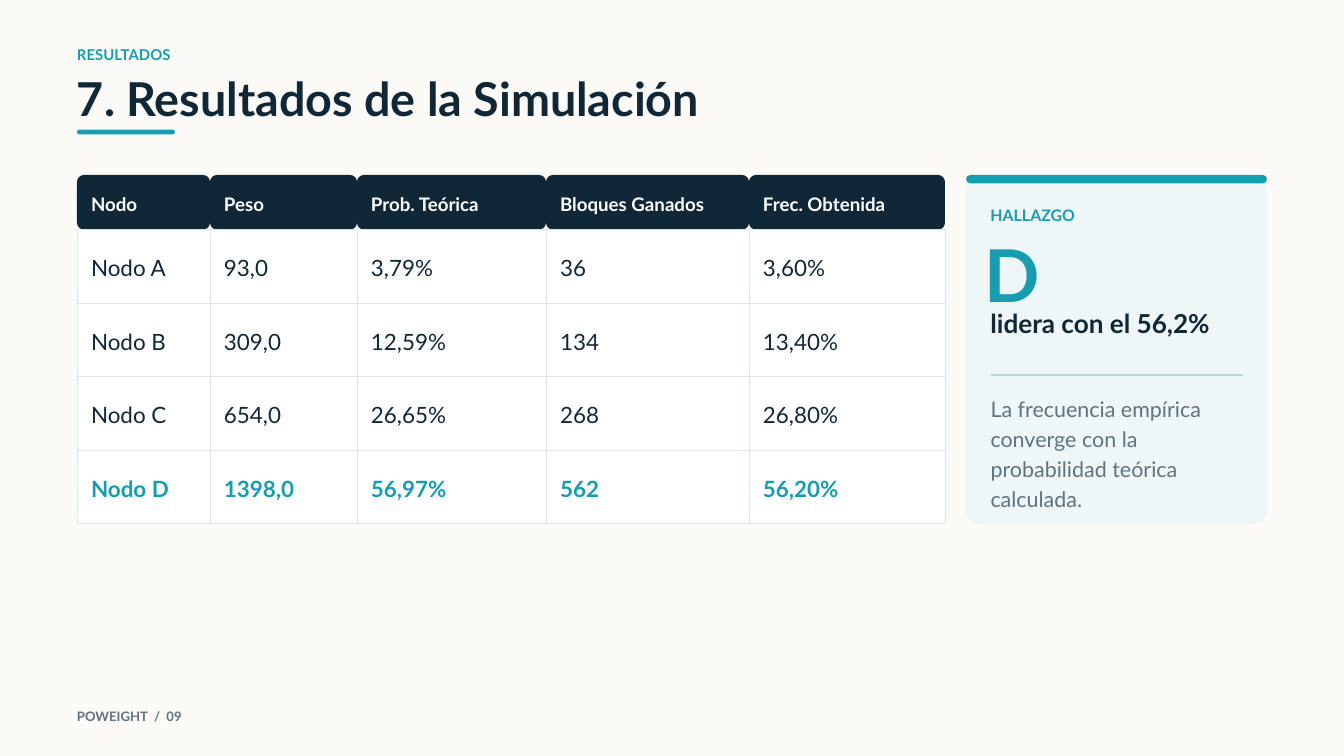
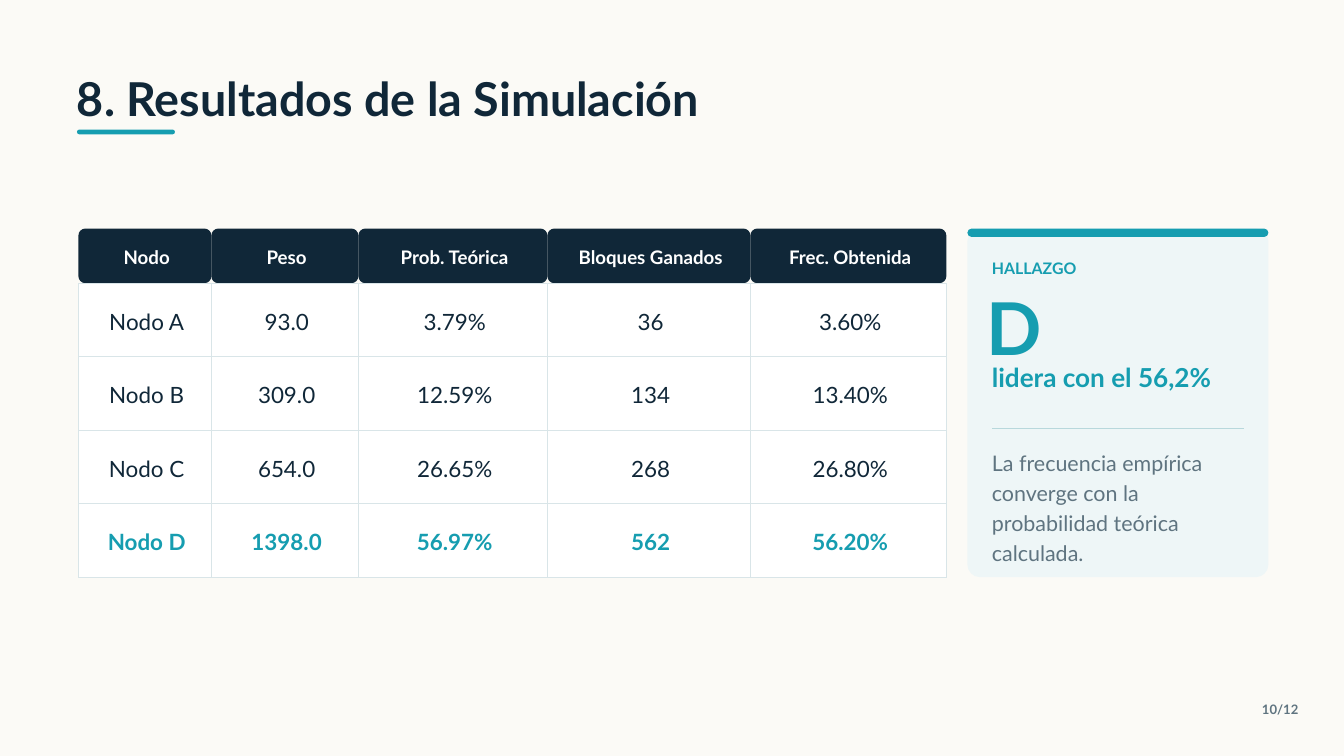
Before and after one commit to MiguelMrtnzLpz/BC, a slide deck: slide 10 of Presentaciones/1 Protocolos de consenso/Proof of Weight.pptx (slide 9 before the commit). Drawn at 1344x756 pixels with LibreOffice and Linux fonts; fonts in the diff are those of the drawing. Boxes give left, top, right and bottom in pixels: in the first picture for what was removed or moved away, otherwise in the second. Text is boxed around its words. In the diff, an @@ line names an element or a change of style, - is before the commit and + after.

```diff
--- a/Presentaciones/1 Protocolos de consenso/Proof of Weight.pptx
+++ b/Presentaciones/1 Protocolos de consenso/Proof of Weight.pptx
@@ text removed at (x1=77, y1=49, x2=170, y2=60) @@
-RESULTADOS
@@ text at (x1=77, y1=81, x2=699, y2=117): text changed @@
-7. Resultados de la Simulación
+8. Resultados de la Simulación
@@ 17 texts, 8 freeform shapes moved together from (x1=77, y1=175, x2=1267, y2=523) to (x1=79, y1=228, x2=1269, y2=577) @@
@@ text at (x1=265, y1=313, x2=309, y2=330): text changed @@
-93,0
+93.0
@@ text at (x1=424, y1=313, x2=486, y2=330): text changed @@
-3,79%
+3.79%
@@ text at (x1=819, y1=313, x2=881, y2=330): text changed @@
-3,60%
+3.60%
@@ text "lidera con el 56,2%" at (x1=992, y1=367, x2=1211, y2=391): text colour #102738 to #169DB0 @@
@@ alignment left to centre in 13 elements at (x1=631, y1=460, x2=670, y2=477), (x1=109, y1=460, x2=184, y2=477), (x1=638, y1=313, x2=664, y2=330), (x1=631, y1=533, x2=670, y2=550), (x1=267, y1=250, x2=307, y2=264), (x1=401, y1=250, x2=509, y2=264), (x1=579, y1=250, x2=723, y2=267), (x1=631, y1=386, x2=670, y2=403), (x1=124, y1=250, x2=170, y2=264), (x1=789, y1=250, x2=911, y2=264), (x1=109, y1=313, x2=184, y2=330), (x1=108, y1=533, x2=186, y2=550), (x1=109, y1=386, x2=184, y2=403) @@
@@ text at (x1=258, y1=386, x2=315, y2=403): text changed @@
-309,0
+309.0
@@ text at (x1=417, y1=386, x2=492, y2=403): text changed @@
-12,59%
+12.59%
@@ text at (x1=813, y1=386, x2=888, y2=403): text changed @@
-13,40%
+13.40%
@@ 15 freeform shapes moved together from (x1=77, y1=303, x2=946, y2=523) to (x1=79, y1=283, x2=947, y2=503) @@
@@ text at (x1=258, y1=460, x2=315, y2=477): text changed @@
-654,0
+654.0
@@ text at (x1=417, y1=460, x2=492, y2=477): text changed @@
-26,65%
+26.65%
@@ text at (x1=813, y1=460, x2=888, y2=477): text changed @@
-26,80%
+26.80%
@@ 5 freeform shapes moved together from (x1=77, y1=230, x2=946, y2=303) to (x1=79, y1=504, x2=947, y2=577) @@
@@ text at (x1=251, y1=533, x2=321, y2=550): text changed @@
-1398,0
+1398.0
@@ text at (x1=417, y1=533, x2=493, y2=551): text changed @@
-56,97%
+56.97%
@@ text at (x1=812, y1=533, x2=888, y2=551): text changed @@
-56,20%
+56.20%
@@ text removed at (x1=77, y1=711, x2=181, y2=721) @@
-POWEIGHT / 09
@@ text added at (x1=1262, y1=704, x2=1298, y2=715), 14 pt, text #5F7480, bold @@
+10/12
```
Also in this commit, not shown: 10 other slides changed, 1 slide added, 1 other file.
